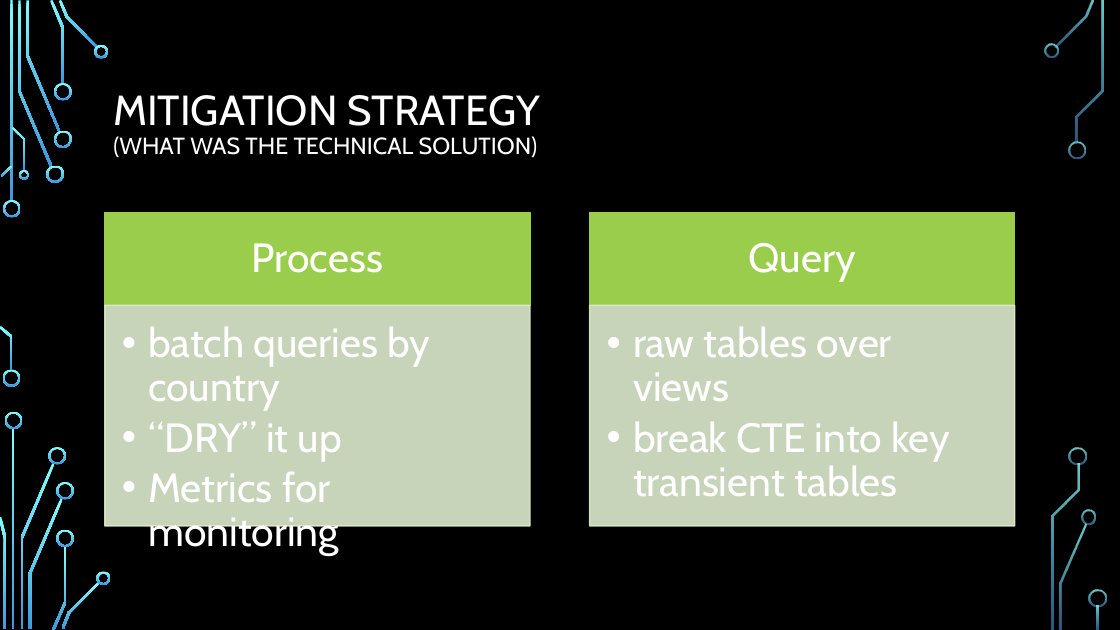
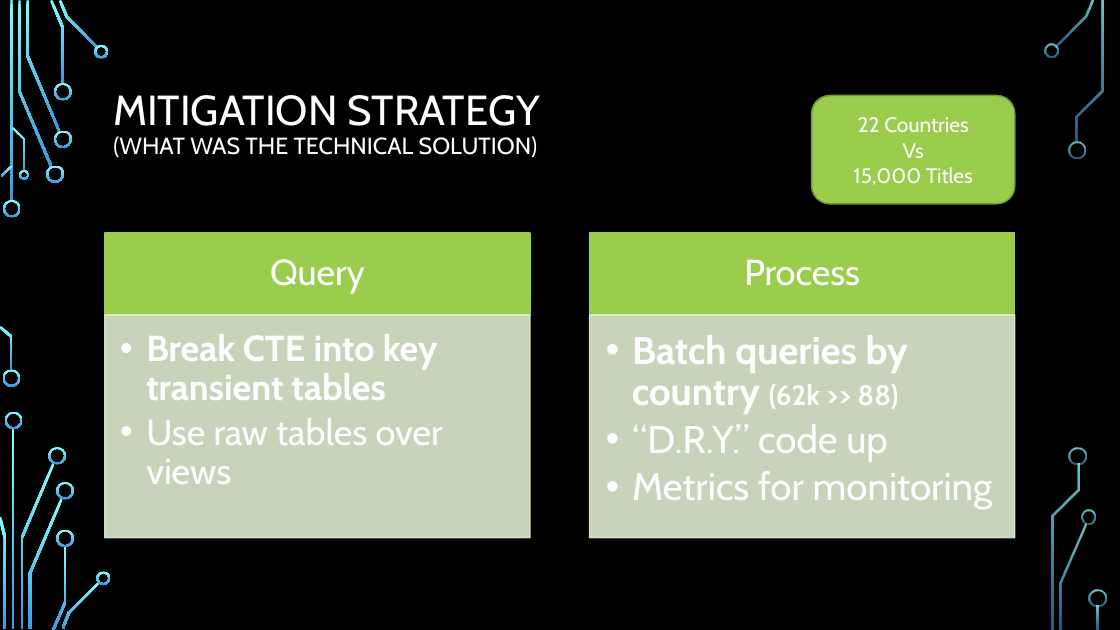
Before and after one commit to GitKlip/portfolio, a slide deck: slide 6 of disney/SnowflakeOptimization-CrossoverTitles.pptx (slide 5 before the commit). Drawn at 1120x630 pixels with LibreOffice and Linux fonts; fonts in the diff are those of the drawing; background and template pictures are left out. Boxes give left, top, right and bottom in pixels: in the first picture for what was removed or moved away, otherwise in the second. Text is boxed around its words. In the diff, an @@ line names an element or a change of style, - is before the commit and + after.

```diff
--- a/disney/SnowflakeOptimization-CrossoverTitles.pptx
+++ b/disney/SnowflakeOptimization-CrossoverTitles.pptx
@@ rounded rectangle added at bbox=[812, 96, 1015, 204], fill #9ACD4C, outline #729838 1.25 pt, 18 pt, text #FFFFFF @@
+22 Countries
+Vs
+15,000 Titles
@@ rectangle: place and size @@
-rectangle at bbox=[105, 213, 530, 305]
+rectangle at bbox=[105, 233, 530, 315]
@@ text "Query" at bbox=[270, 259, 365, 294]: size 35 to 31 pt; less space between paragraphs @@
@@ text "Query": place and size @@
-text "Query" at bbox=[749, 243, 856, 282]
+text "Query" at bbox=[270, 259, 365, 294]
@@ rectangle: place and size @@
-rectangle at bbox=[590, 213, 1015, 305]
+rectangle at bbox=[590, 233, 1015, 315]
@@ text "Process": place and size @@
-text "Process" at bbox=[252, 243, 383, 273]
+text "Process" at bbox=[744, 259, 860, 286]
@@ text "Process" at bbox=[744, 259, 860, 286]: size 35 to 31 pt; less space between paragraphs @@
@@ rectangle: place and size @@
-rectangle at bbox=[105, 305, 530, 526]
+rectangle at bbox=[105, 315, 530, 538]
@@ rectangle: place and size @@
-rectangle at bbox=[590, 305, 1015, 526]
+rectangle at bbox=[590, 315, 1015, 538]
@@ text at bbox=[146, 334, 443, 484]: text changed; size 35 to 31 pt; bold on @@
-  • batch queries by country
-  • “DRY” it up
-  • Metrics for monitoring
+  • Break CTE into key transient tables
+  • Use raw tables over views
@@ text at bbox=[632, 335, 993, 510]: text changed; size 35 to 33 pt @@
-  • raw tables over views
-  • break CTE into key transient tables
+  • Batch queries by country (62k >> 88)
+  • “D.R.Y.” code up
+  • Metrics for monitoring
```
Also in this commit, not shown: 6 other slides changed, 2 slides added, 1 slide removed, 5 other files.
